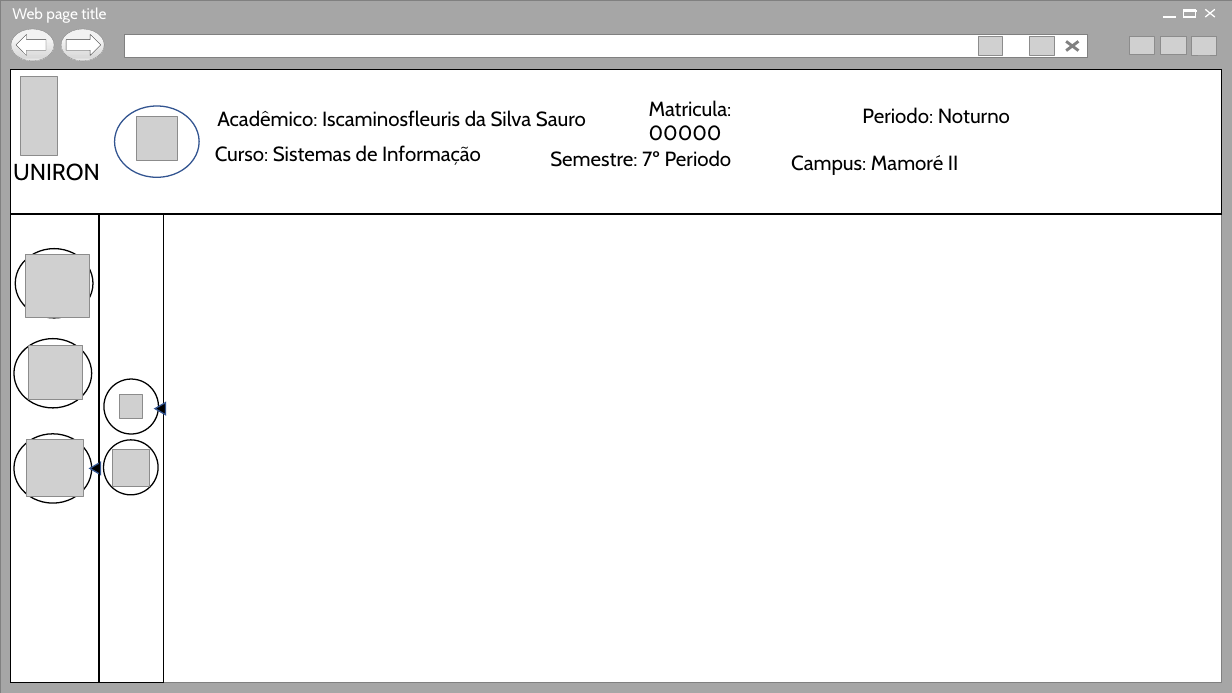
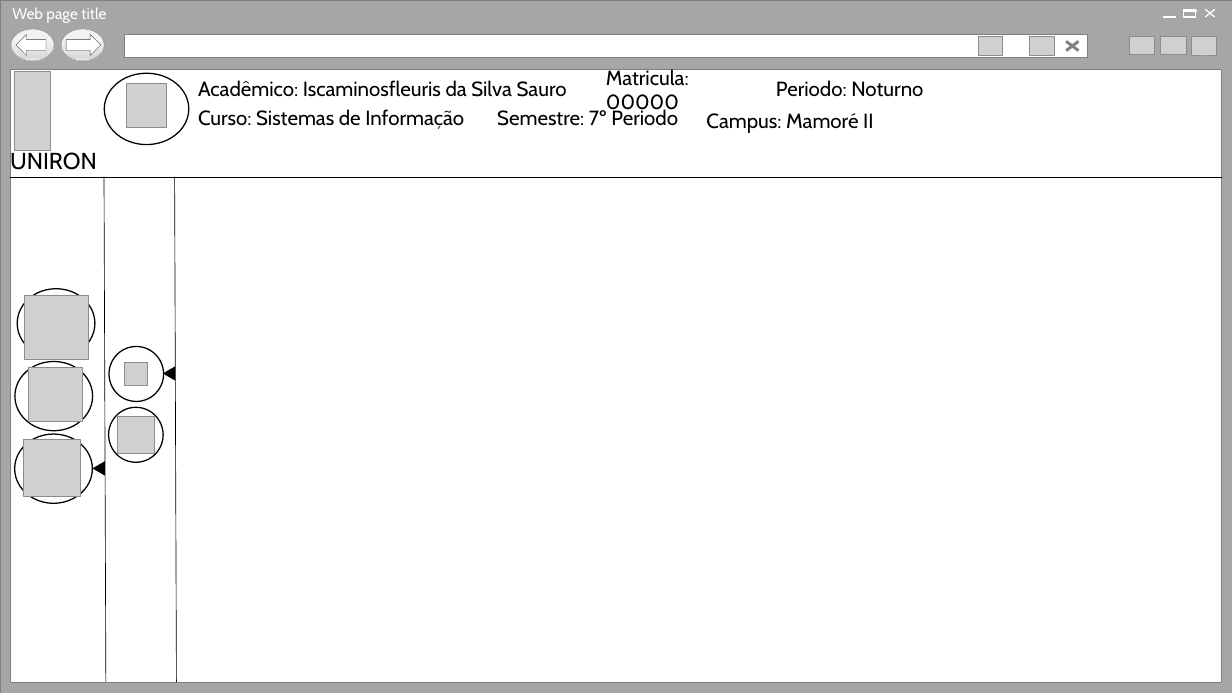
Before and after one commit to borgesmaxwill/PortalDoAlunoNovoModelo, a slide deck: slide 3 of StoryBoards/StoryBoard_RF3_AcessoAAcervo_BuscaRapida.pptx. Drawn at 1232x693 pixels with LibreOffice and Linux fonts; fonts in the diff are those of the drawing; grey boxes stand for pictures; background and template pictures are left out. Boxes give left, top, right and bottom in pixels: in the first picture for what was removed or moved away, otherwise in the second. Text is boxed around its words. In the diff, an @@ line names an element or a change of style, - is before the commit and + after.

```diff
--- a/StoryBoards/StoryBoard_RF3_AcessoAAcervo_BuscaRapida.pptx
+++ b/StoryBoards/StoryBoard_RF3_AcessoAAcervo_BuscaRapida.pptx
@@ rectangle removed at (10,69,1222,214) @@
@@ picture: place and size @@
-picture at (21,77,58,155)
+picture at (14,72,51,151)
@@ ellipse: place and size @@
-ellipse at (115,106,200,177)
+ellipse at (104,73,189,144)
@@ picture: place and size @@
-picture at (137,116,177,161)
+picture at (127,83,167,128)
@@ text "Acadêmico: Iscaminosfleuris da Silva Sauro": place and size @@
-text "Acadêmico: Iscaminosfleuris da Silva Sauro" at (217,110,586,127)
+text "Acadêmico: Iscaminosfleuris da Silva Sauro" at (198,80,567,97)
@@ text "Matricula: 00000" rewrapped from (649,100,732,141) to (606,67,689,115) @@
@@ text "Periodo: Noturno": place and size @@
-text "Periodo: Noturno" at (862,107,1010,124)
+text "Periodo: Noturno" at (776,80,923,97)
@@ text "Curso: Sistemas de Informação": place and size @@
-text "Curso: Sistemas de Informação" at (215,145,481,165)
+text "Curso: Sistemas de Informação" at (198,109,464,129)
@@ text "Semestre: 7º Periodo": place and size @@
-text "Semestre: 7º Periodo" at (550,150,732,167)
+text "Semestre: 7º Periodo" at (497,108,678,126)
@@ text "Campus: Mamoré II": place and size @@
-text "Campus: Mamoré II" at (791,155,958,175)
+text "Campus: Mamoré II" at (706,113,873,133)
@@ text "UNIRON" rewrapped from (13,163,100,181) to (10,149,97,175) @@
@@ line added from (10, 177) to (1222, 177), #000000 0.5 pt @@
@@ line added from (104, 177) to (106, 682), #000000 0.5 pt @@
@@ line added from (175, 177) to (177, 682), #000000 0.5 pt @@
@@ rectangle removed at (10,214,99,683) @@
@@ rectangle removed at (100,214,164,683) @@
@@ ellipse: place and size @@
-ellipse at (16,249,93,318)
+ellipse at (18,288,95,358)
@@ picture: place and size @@
-picture at (26,254,90,318)
+picture at (25,296,89,360)
@@ ellipse: place and size @@
-ellipse at (104,379,158,434)
+ellipse at (109,347,164,402)
@@ ellipse: place and size @@
-ellipse at (14,339,91,409)
+ellipse at (15,361,92,431)
@@ picture: place and size @@
-picture at (29,346,82,399)
+picture at (29,368,82,421)
@@ picture added at (125,362,148,385) @@
@@ outline #325491 1 pt to #000000 1 pt in 3 elements at (94,462,104,474), (104,73,189,144), (165,367,175,379) @@
@@ triangle: place and size @@
-triangle at (155,403,165,415)
+triangle at (165,367,175,379)
@@ ellipse: place and size @@
-ellipse at (104,440,158,495)
+ellipse at (108,408,163,463)
@@ picture added at (117,417,154,454) @@
@@ picture removed at (119,395,142,418) @@
@@ picture removed at (113,449,150,486) @@
@@ triangle: place and size @@
-triangle at (90,462,100,474)
+triangle at (94,462,104,474)
```
Also in this commit, not shown: 7 other slides changed.
